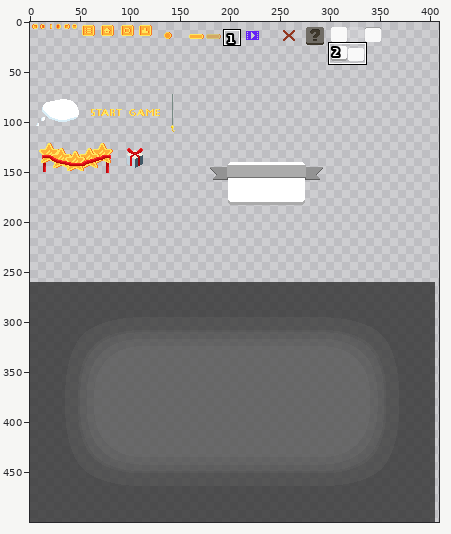
Sprite sheet -- Assets/Sprites/Интерфейс.png. The first picture is a wide view before the edit; the outline marks the close-up.
Close-up. As it was:
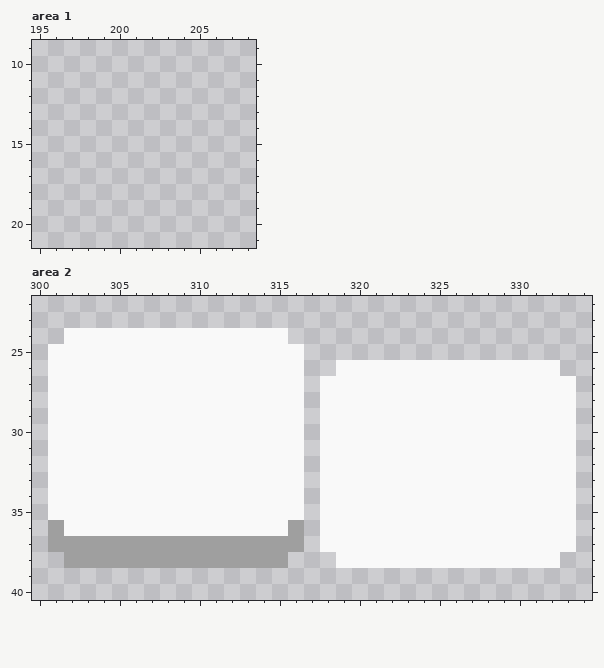
The file is 500x500 pixels. Colours within 5 levels of each other are drawn and written as one. Shown: area 1: x 195..208, y 9..21; area 2: x 300..334, y 22..40. The wide view leaves out empty margins. The commit also changed other parts of the picture, which this record leaves out.
Once edited:
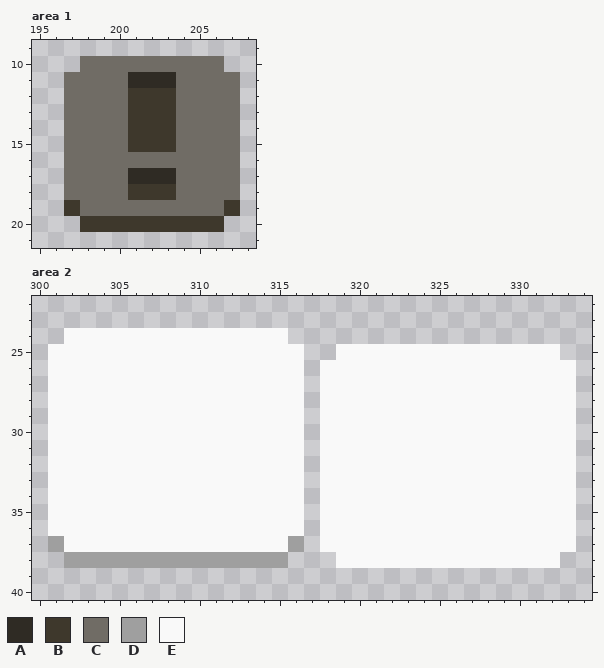
Palette (. is transparent): A #2f2b24  B #3e382c  C #706c65  D #9f9f9f  E #f9f9f9
Diff:
Area 1:
Colour A is added in row 11 at x 201 to 203; in row 17 at x 201 to 203.
Colour B is added in rows 12 to 15 at x 201 to 203; in row 18 at x 201 to 203; in row 19 at x 197 and 207; in row 20 at x 198 to 206.
Colour C is added in row 10 at x 198 to 206; in rows 11 to 15 at x 197 to 200 and 204 to 207; in row 16 at x 197 to 207; in rows 17 to 18 at x 197 to 200 and 204 to 207; in row 19 at x 198 to 206.
Area 2:
Colour E is added in row 25 at x 319 to 332; in row 26 at x 318 and 333.
Colour E replaces colour D in row 36 at x 301 and 316; in row 37 at x 302 to 315.
